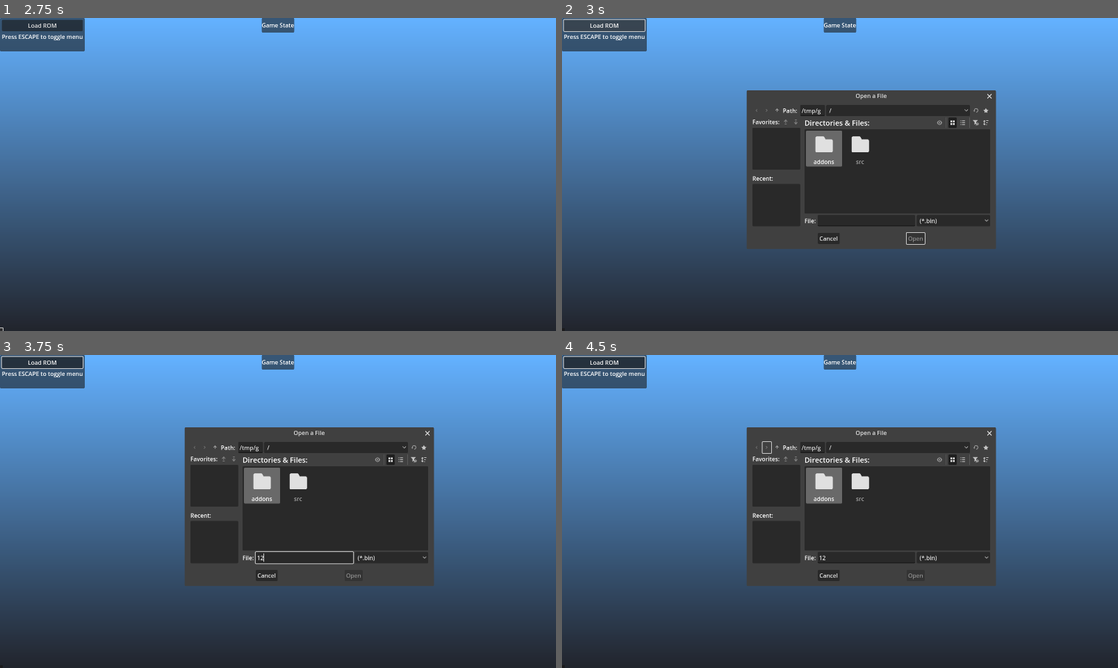
Above: before the commit, frames 1-4 (two rows, left to right).
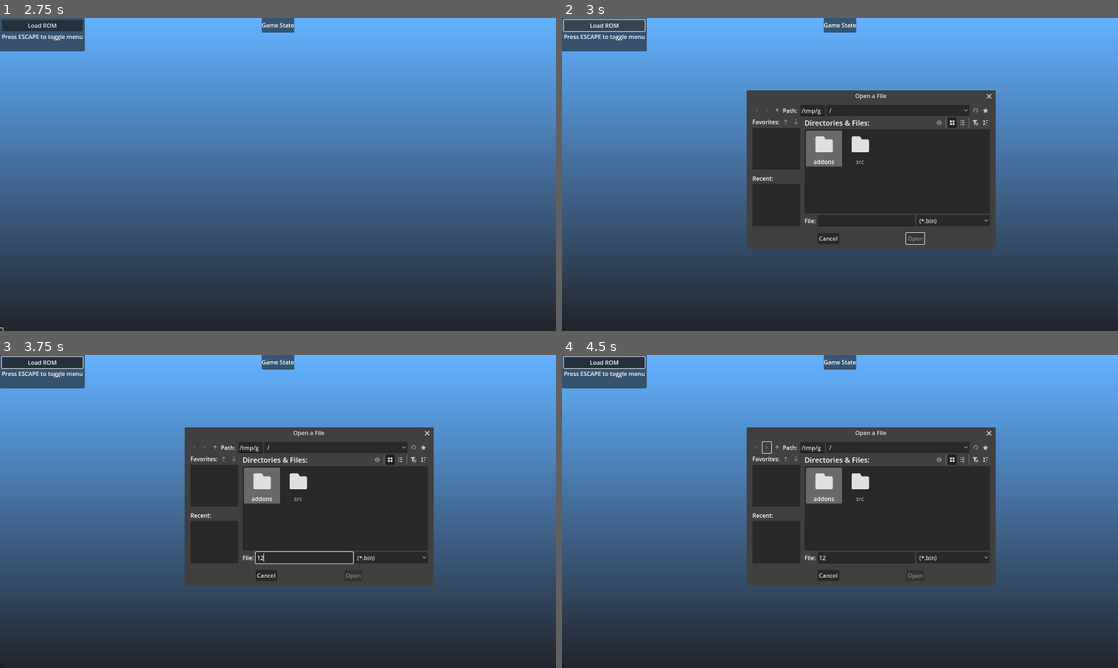
Above: after the commit, the same moments.

Repository: mrgudenheim/TacticsEngineG
Game: Godot game, scene res://src/battle/battle_manager.tscn
Same seed, same stepped clock (60 frames per second), same inputs: the game is played once before the commit and once after it.
Inputs (mouse positions are in pixels of both pictures, inside the frame that each line leads up to):
- Up to frame 1 (2.75 s): click (0, 330) at 0.5 s; click (0, 330) at 1.25 s; click (0, 330) at 2 s
- Up to frame 2 (3 s): click "Load ROM" at 2.75 s
- Up to frame 3 (3.75 s): click (305, 558) at 3.52 s; type "12" at 3.6 s
- Up to frame 4 (4.5 s): click (767, 448) at 4.25 s

Frame 1 is identical in both runs. In frame 2, 0.2% of the frame differs, in the area x 46-79%, y 23-73%; in frame 3, 0.2%; in frame 4, 0.2%.

Commit message:
import triggered_actions and abilities from json

Diff:
--- a/src/rom_reader.gd
+++ b/src/rom_reader.gd
@@ -166,6 +166,49 @@
 
 					var new_action: Action = Action.create_from_json(file_text)
 					new_action.add_to_global_list()
+			file_name = dir.get_next()
+		dir.list_dir_end()
+	else:
+		push_warning("Could not open directory: " + dir_path)
+
+
+	dir_path = "res://src/triggered_actions/triggered_actions/"
+	dir = DirAccess.open(dir_path)
+
+	if dir:
+		dir.list_dir_begin()
+		var file_name: String = dir.get_next()
+		while file_name != "":
+			if not file_name.begins_with("."): # Exclude hidden files
+				push_warning("Found file: " + file_name)
+				if file_name.ends_with(".json"):
+					var file_path: String = dir_path + file_name
+					var file := FileAccess.open(file_path, FileAccess.READ)
+					var file_text = file.get_as_text()
+
+					var new_triggered_action: TriggeredAction = TriggeredAction.create_from_json(file_text)
+					new_triggered_action.add_to_global_list()
+			file_name = dir.get_next()
+		dir.list_dir_end()
+	else:
+		push_warning("Could not open directory: " + dir_path)
+
+	dir_path = "res://src/abilities/"
+	dir = DirAccess.open(dir_path)
+
+	if dir:
+		dir.list_dir_begin()
+		var file_name: String = dir.get_next()
+		while file_name != "":
+			if not file_name.begins_with("."): # Exclude hidden files
+				push_warning("Found file: " + file_name)
+				if file_name.ends_with(".json"):
+					var file_path: String = dir_path + file_name
+					var file := FileAccess.open(file_path, FileAccess.READ)
+					var file_text = file.get_as_text()
+
+					var new_ability: Ability = Ability.create_from_json(file_text)
+					new_ability.add_to_global_list()
 			file_name = dir.get_next()
 		dir.list_dir_end()
 	else:
